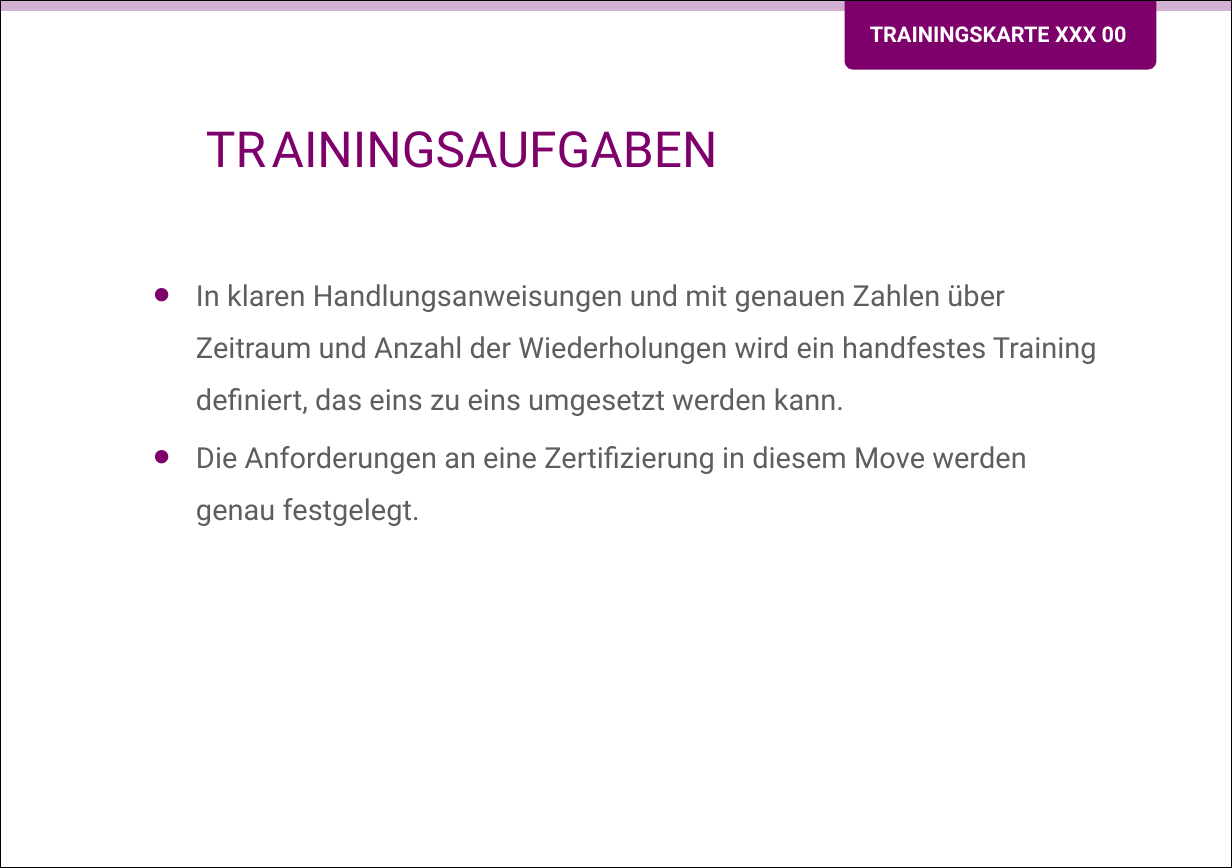
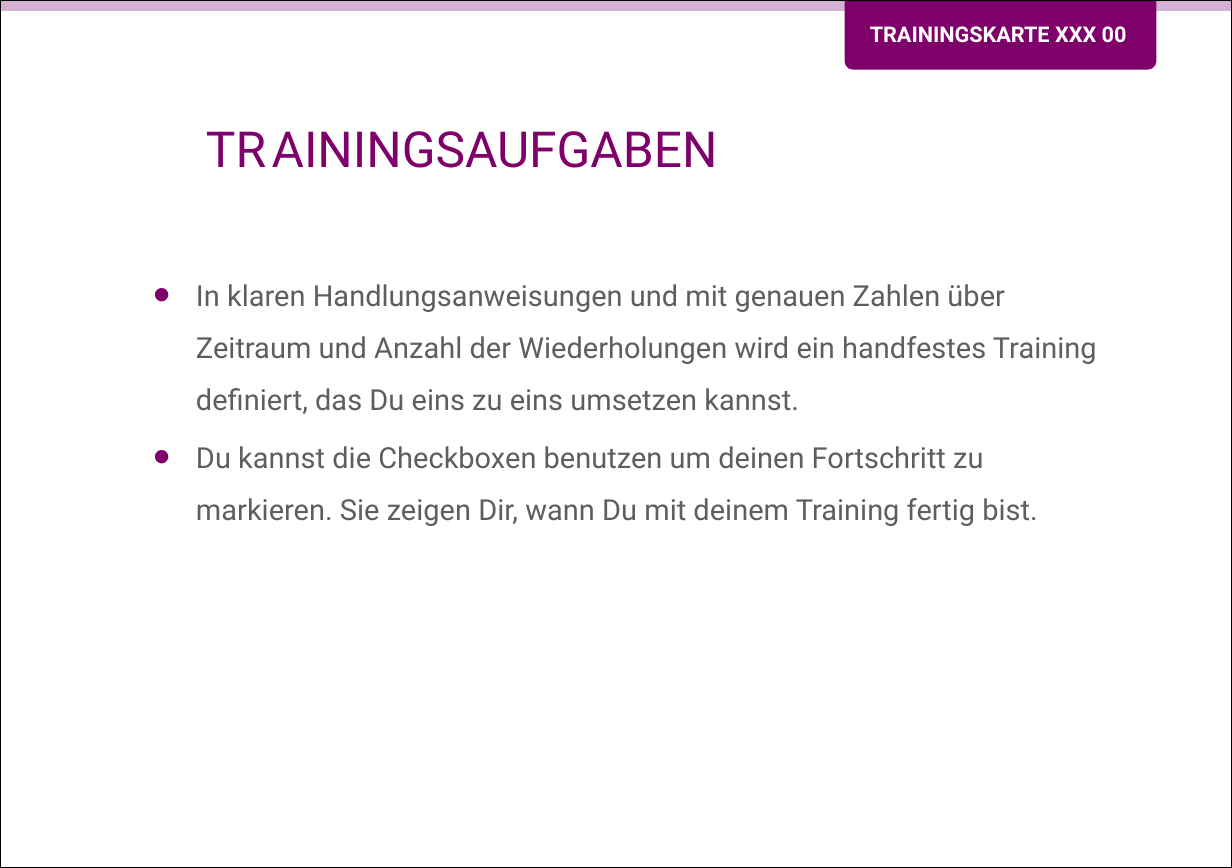
Before and after one commit to Teamtool/training-materials, a slide deck: slide 2 of training-cards/music moves/01_musicmoves_templates/Aufbau_einer_Karte.pptx. Drawn at 1232x868 pixels with LibreOffice and Linux fonts; fonts in the diff are those of the drawing; background and template pictures are left out. Boxes give left, top, right and bottom in pixels: in the first picture for what was removed or moved away, otherwise in the second. Text is boxed around its words. In the diff, an @@ line names an element or a change of style, - is before the commit and + after.

```diff
--- a/training-cards/music moves/01_musicmoves_templates/Aufbau_einer_Karte.pptx
+++ b/training-cards/music moves/01_musicmoves_templates/Aufbau_einer_Karte.pptx
@@ text at <box>196,284,1097,526</box>: text changed @@
-• In klaren Handlungsanweisungen und mit genauen Zahlen über Zeitraum und Anzahl der Wiederholungen wird ein handfestes Training definiert, das eins zu eins umgesetzt werden kann.
-• Die Anforderungen an eine Zertifizierung in diesem Move werden genau festgelegt.
+• In klaren Handlungsanweisungen und mit genauen Zahlen über Zeitraum und Anzahl der Wiederholungen wird ein handfestes Training definiert, das Du eins zu eins umsetzen kannst.
+• Du kannst die Checkboxen benutzen um deinen Fortschritt zu markieren. Sie zeigen Dir, wann Du mit deinem Training fertig bist.
```
Also in this commit, not shown: 1 other slide changed, 1 other file.
